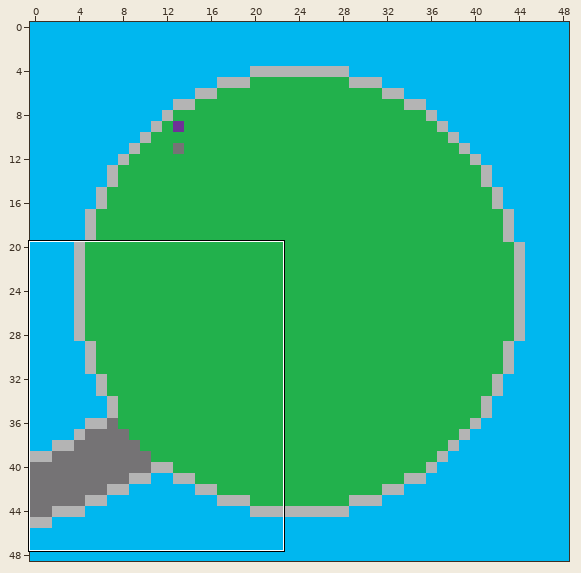
Tiled map: novo_prototipo/Mapa/Mapas/floresta.tmx. The first picture is a wide view before the edit; the outline marks the close-up.
Close-up. Earlier state:
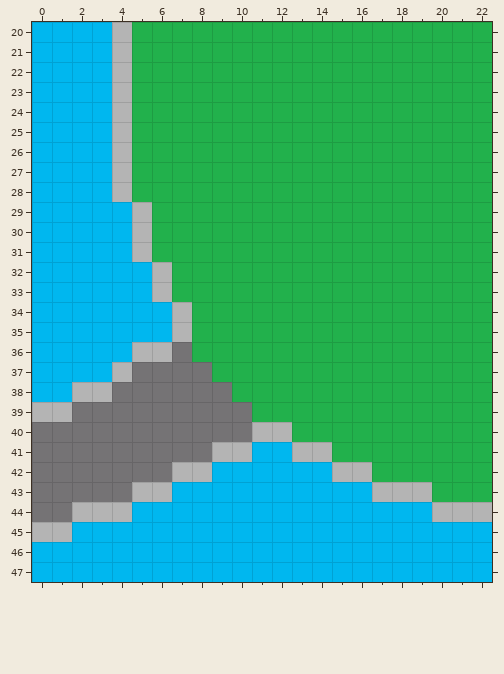
Cells are 64x64 px. Shown: x 0..22, y 20..47.
The same view after the edit:
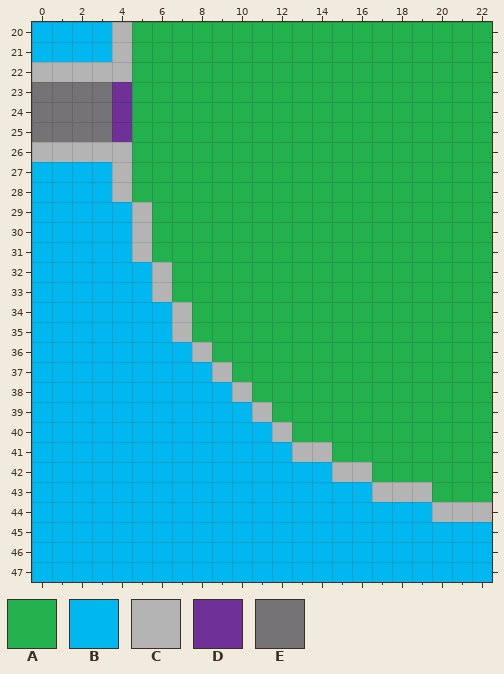
Key: from "tileset": A 0, B 2, C 3, D 6, E 10.
_ is an empty cell.
Tiles replaced or removed in this view: A, B, C, E.
Difference:
Changed rows in their new state; . is an unchanged cell.
Layer "Fundo":
first column x 0:
22 ____
23 ____
24 ____
25 ____
26 ____
first column x 0:
36 .......B...
37 .....BBBB..
38 ....BBBBBB.
39 ..BBBBBBBBB
40 BBBBBBBBBBB
41 BBBBBBBBB..
42 BBBBBBB....
43 BBBBB......
44 BB.........
Layer "Parede":
first column x 0:
22 CCCC.
23 ...._
24 ...._
25 ...._
26 CCCC.
first column x 0:
36 .....__.....
37 ...._.......
38 ..__........
39 __..........
40 ..........._
41 .........__.
42 .......__...
43 .....__.....
44 ..___.......
45 __..........
Layer "Grama":
first column x 8:
36 _...
37 ._..
38 .._.
39 ..._
Layer "Caminho":
first column x 0:
23 EEEE
24 EEEE
25 EEEE
first column x 0:
36 ......._...
37 .....____..
38 ....______.
39 .._________
40 ___________
41 _________..
42 _______....
43 _____......
44 __.........
Layer "Transporte":
first column x 4:
23 D
24 D
25 D
